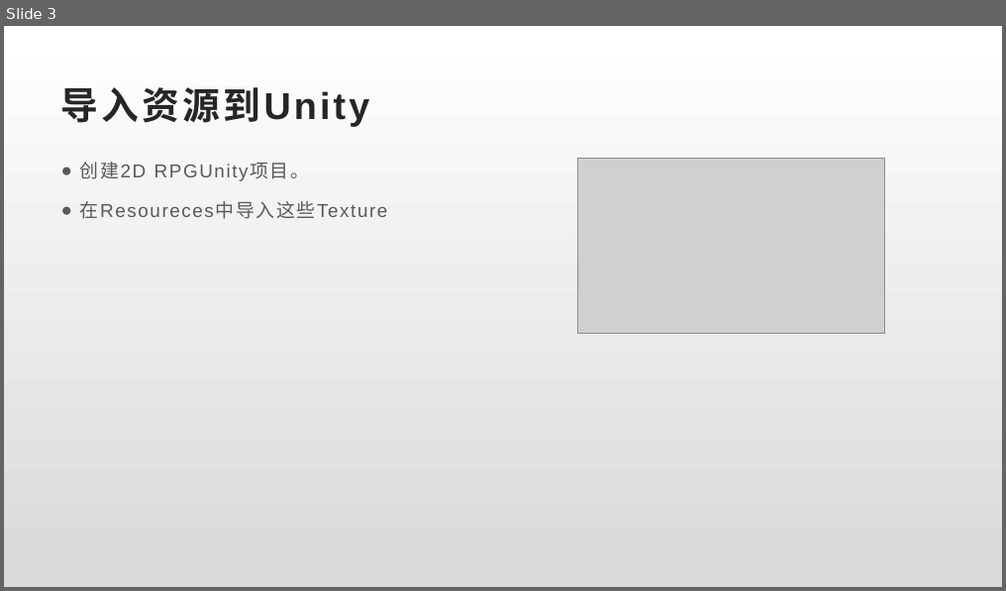
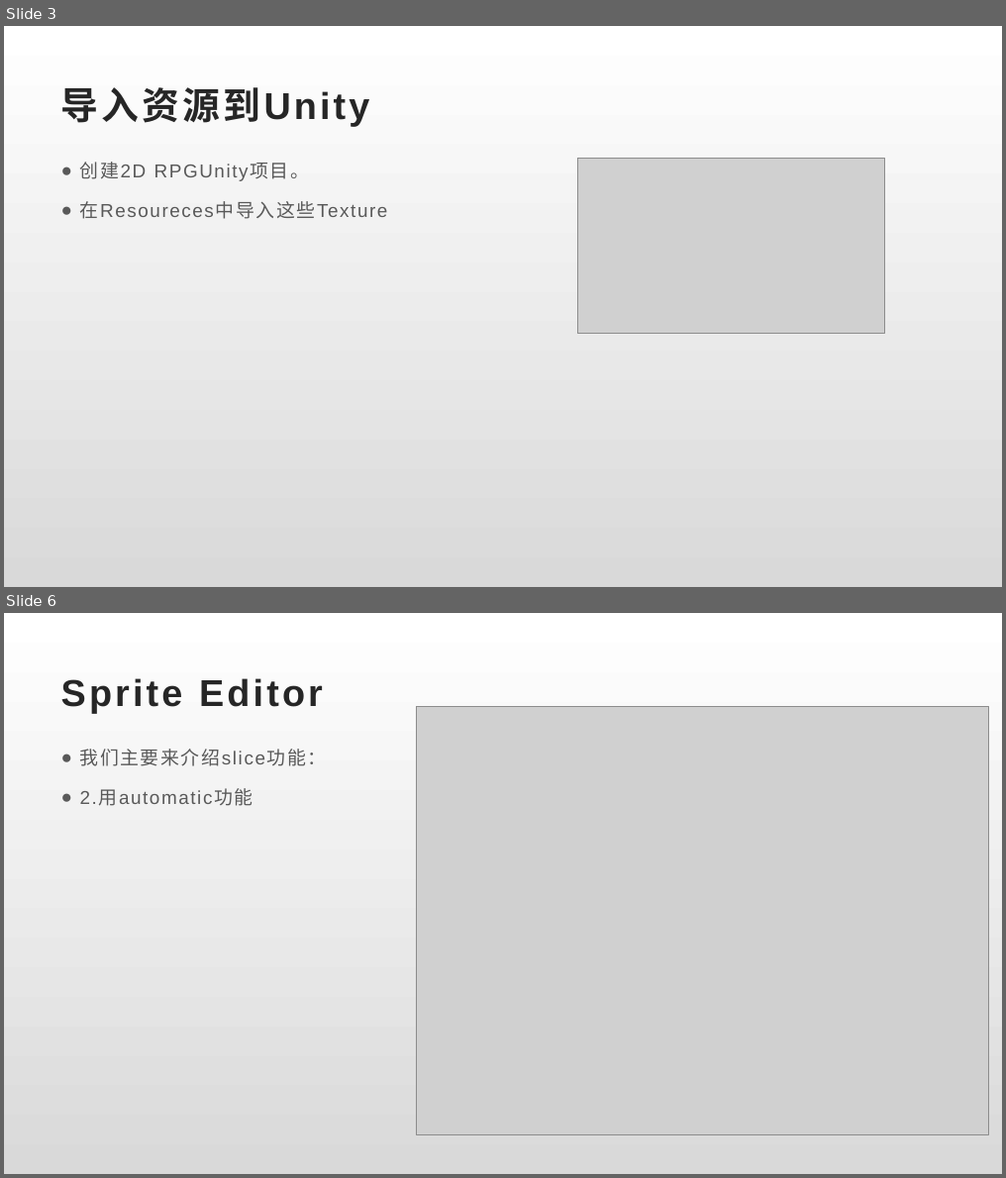
Before and after one commit to jerrysheen/UNO, a slide deck: 基础课程/第二节/第二节课.pptx. Shown one above the other, each under a label of ours: slide 3 before the commit, slides 3 and 6 after it; the slides between them are not shown. The pictures are 1006x591 and 1006x1178 pixels, drawn with LibreOffice and Linux fonts; fonts in the diff are those of the drawing; grey boxes stand for pictures. Boxes give left, top, right and bottom in pixels: in the first picture for what was removed or moved away, otherwise in the second. Text is boxed around its words. In the diff, an @@ line names an element or a change of style, - is before the commit and + after.

```diff
--- a/基础课程/第二节/第二节课.pptx
+++ b/基础课程/第二节/第二节课.pptx
@@ slide 6 added at (4, 613, 1002, 1174), background gradient #FFFFFF to #D9D9D9 @@
@@ title added at (61, 678, 323, 713), 36 pt, text #262626, bold @@
+Sprite Editor
@@ picture added at (417, 707, 989, 1135) @@
@@ text added at (80, 749, 327, 806), 18 pt, text #595959 @@
+● 我们主要来介绍slice功能：
+● 2.用automatic功能
```
Also in this commit, not shown: 1 slide changed, 1 other slide added, 3 other files.
